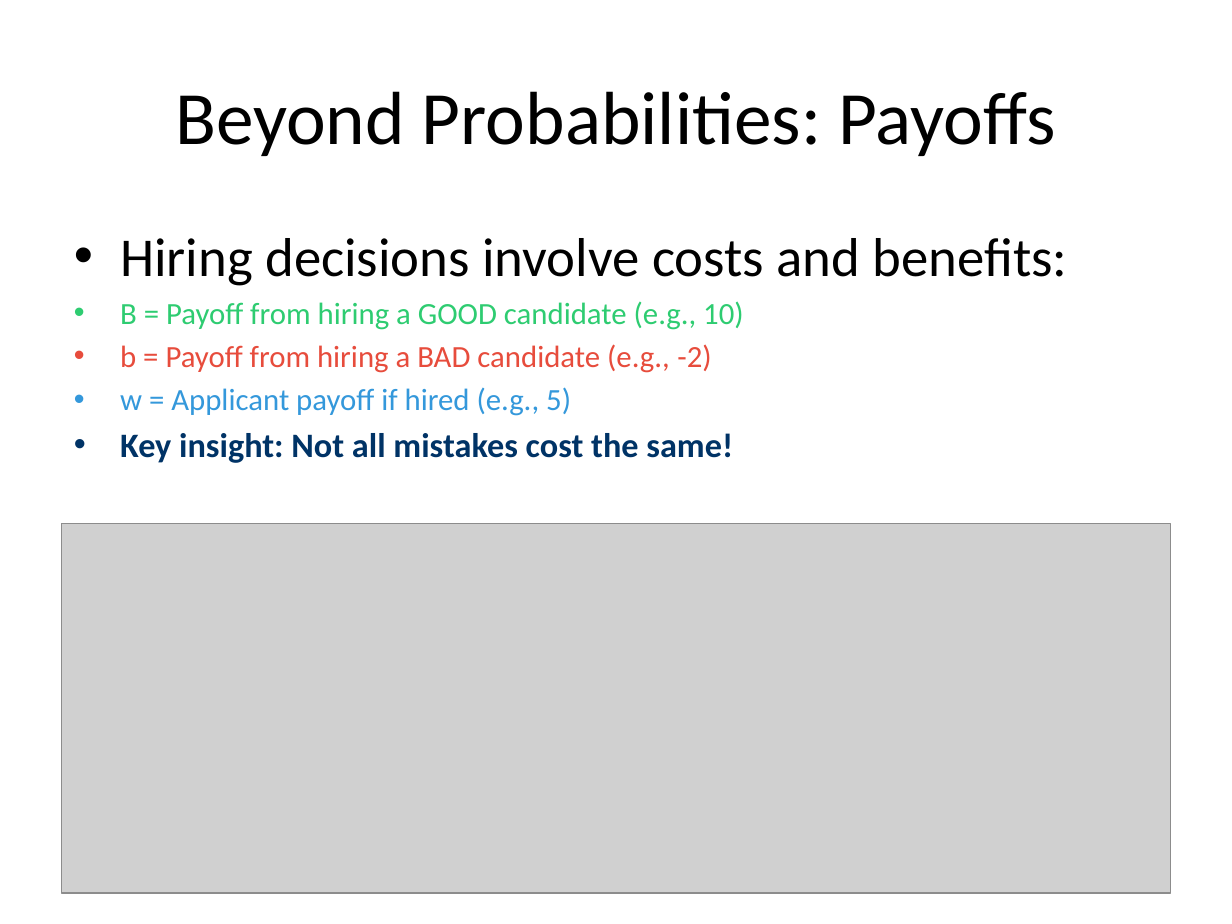
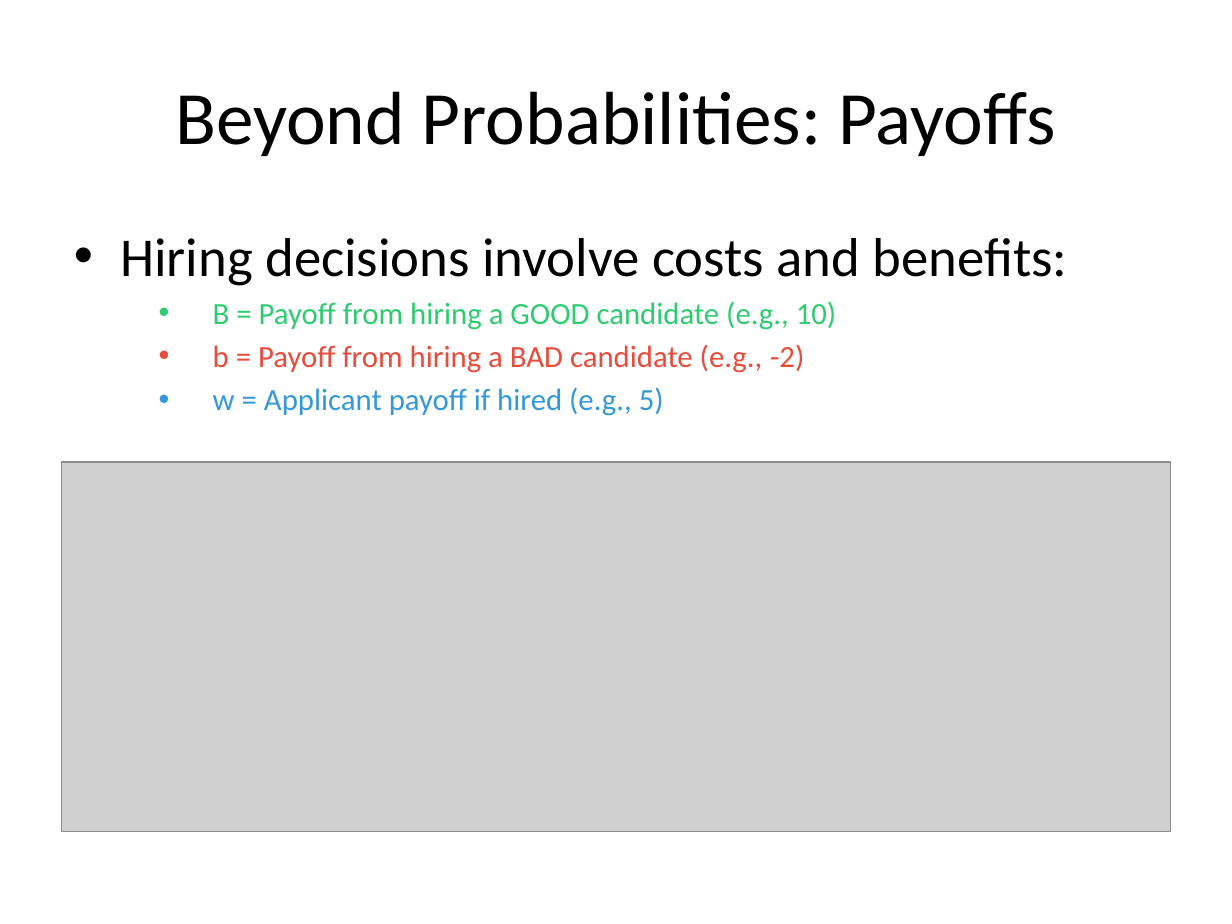
Before and after one commit to lisette-espin/NetworkEffectsGameTheory, a slide deck: slide 12 of pptx/Chaperon_Based_Hiring_Model.pptx. Drawn at 1232x924 pixels with LibreOffice and Linux fonts; fonts in the diff are those of the drawing; grey boxes stand for pictures. Boxes give left, top, right and bottom in pixels: in the first picture for what was removed or moved away, otherwise in the second. Text is boxed around its words. In the diff, an @@ line names an element or a change of style, - is before the commit and + after.

```diff
--- a/pptx/Chaperon_Based_Hiring_Model.pptx
+++ b/pptx/Chaperon_Based_Hiring_Model.pptx
@@ text at <box>213,301,837,416</box>: indent changed @@
@@ text at <box>120,433,733,463</box>: paragraph removed @@
-• Key insight: Not all mistakes cost the same!
@@ picture: place and size @@
-picture at <box>62,524,1170,893</box>
+picture at <box>62,462,1170,832</box>
```
Also in this commit, not shown: 4 other slides changed, 10 other files.
